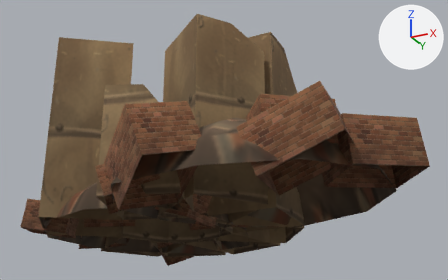
The glTF model ordo/assets/models/kokand/devor_end_ruin.glb: old version first, new version second.
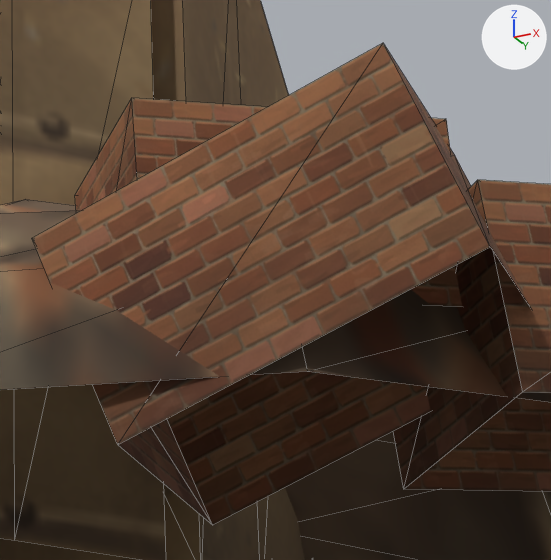
The first picture shows the older version from a camera (50 mm lens) standing at (2.93, -4.81, -1.36) and looking at (0.62, -0.17, 0.73). The close-ups show the older and then the newer version on the part from 51% to 80% of the width and 25% to 73% of the height of that picture. Only the edits that show in the close-ups are written down. The lights are fixed; the arrows at upper right show +X, +Y and +Z. The close-ups show mesh edges as thin lines. Vertices at exactly the same position are counted once.

The scene before the commit, as lines of its bpy script (objects in view):
```python
me_ruin = bpy.data.meshes.new('Ruin')
me_ruin.from_pydata(...)  # 276 vertices, 388 faces; spans x -1.34..2.41, y -1.71..1.2, z -0.16..1.79
me_ruin.materials.append(mat_kokand)
ob_ruin = bpy.data.objects.new('Ruin', me_ruin)
ob_ruin.location = (0.0, 0.0, 0.0)
```
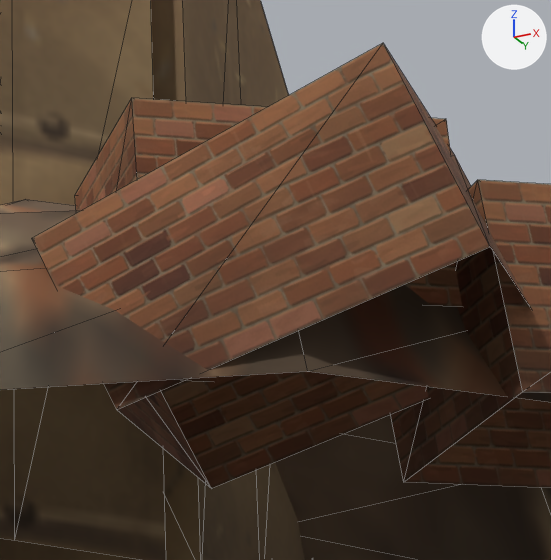
Pixel boxes [x1, y1, x2, y2] of what changed, in the close-ups (551 x 560 px; the box of a moved part takes in the faces that stretch with it):
part 1 of me_ruin, moved or reshaped: before [32, 43, 551, 525]; after [32, 43, 551, 488]

The change, as a list of edits to the scene's bpy script:
```text
Change me_ruin:
    used by ob_ruin; location = (0.0, 0.0, 0.0)
    remove me_ruin.from_pydata(...)  # 276 vertices, 388 faces; spans x -1.34..2.41, y -1.71..1.2, z -0.16..1.79
    add me_ruin.from_pydata(...)  # 276 vertices, 388 faces; spans x -1.34..2.41, y -1.71..1.2, z -0.03..1.79
    me_ruin part 1
    me_ruin.vertices[164].co: (1.71, -0.79, -0.04) -> (1.71, -0.79, -0.03)  # pixel (403, 489) -> pixel (403, 482)
    me_ruin.vertices[171].co: (1.43, -1.33, -0.09) -> (1.43, -1.33, -0.03)  # pixel (117, 444) -> pixel (116, 409)
    me_ruin.vertices[176].co: (1.41, -0.9, -0.09) -> (1.41, -0.9, -0.03)  # pixel (212, 525) -> pixel (211, 488)
    other edits to the shape of me_ruin do not show in these pictures
```
